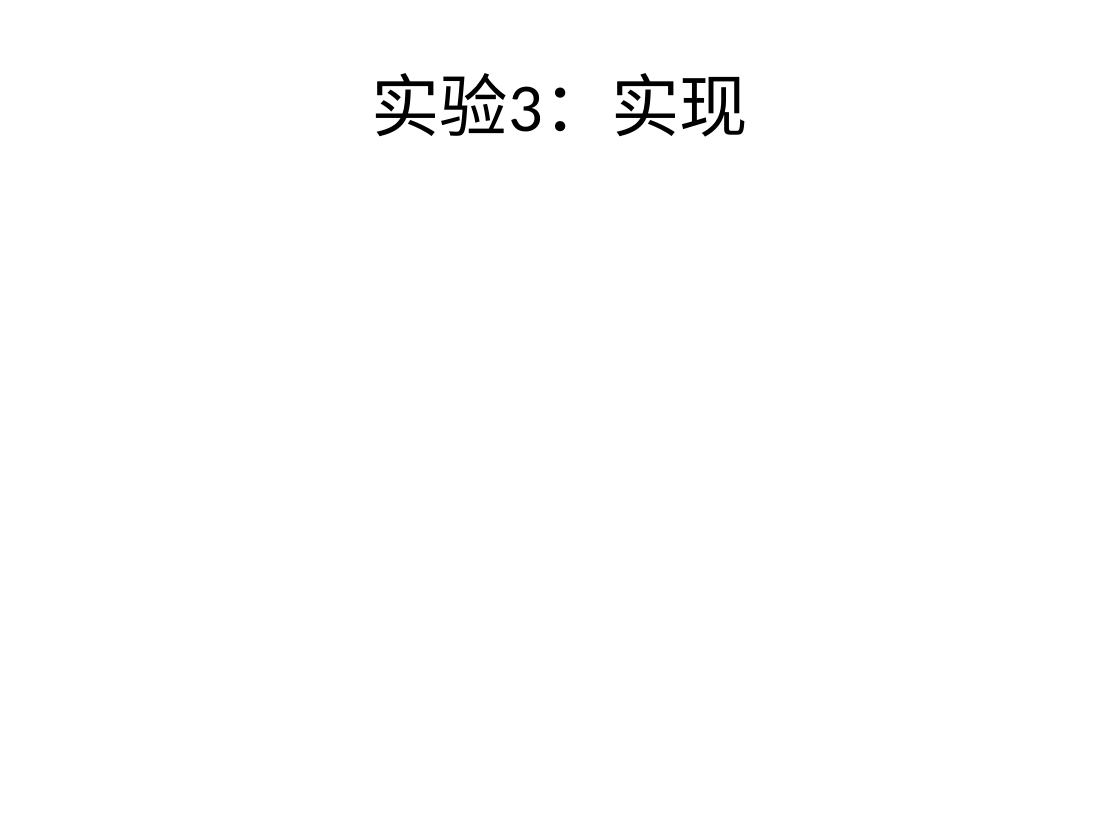
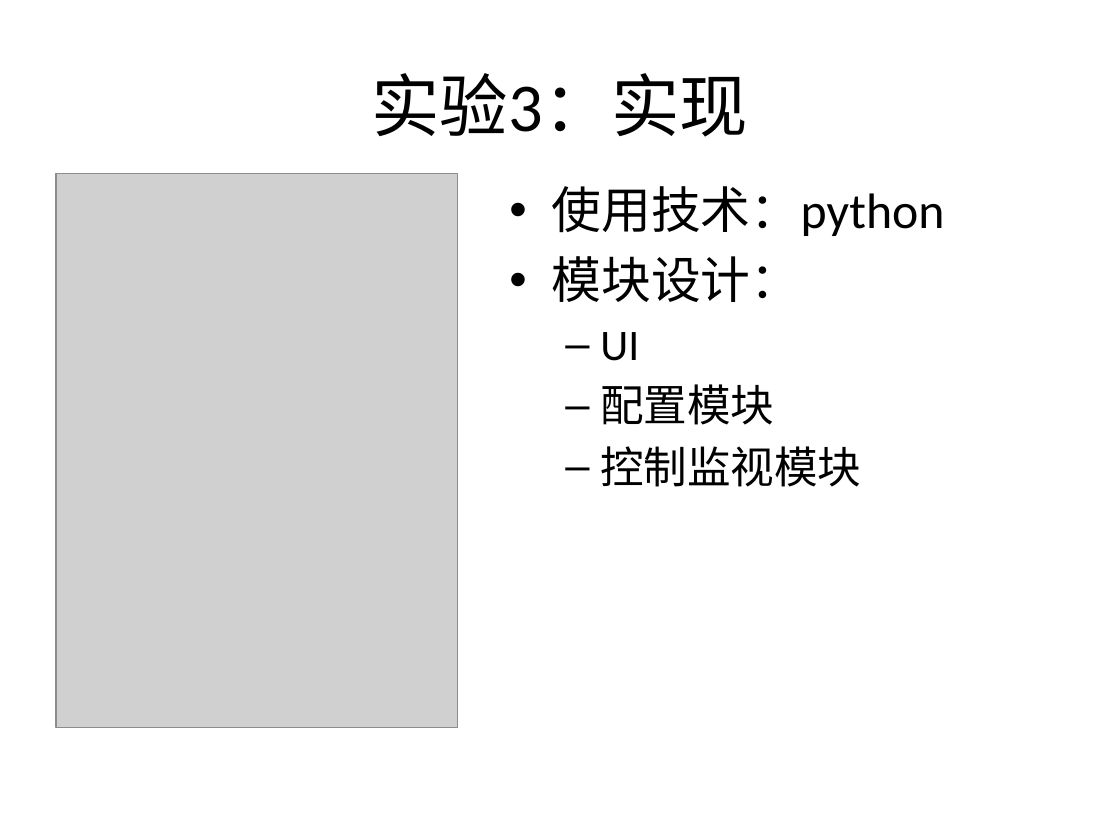
Before and after one commit to bhsei/16TeamC, a slide deck: slide 5 of 2.项目PPT/十七周-项目总结.pptx (slide 4 before the commit). Drawn at 1120x840 pixels with LibreOffice and Linux fonts; fonts in the diff are those of the drawing; grey boxes stand for pictures. Boxes give left, top, right and bottom in pixels: in the first picture for what was removed or moved away, otherwise in the second. Text is boxed around its words. In the diff, an @@ line names an element or a change of style, - is before the commit and + after.

```diff
--- a/2.项目PPT/十七周-项目总结.pptx
+++ b/2.项目PPT/十七周-项目总结.pptx
@@ picture added at <box>56,174,458,728</box> @@
@@ text added at <box>551,186,944,487</box>, 32 pt, text #000000 @@
+• 使用技术：python
+• 模块设计：
+  – UI
+  – 配置模块
+  – 控制监视模块
```
Also in this commit, not shown: 5 other slides changed, 6 slides added, 2 slides removed, 1 other file.
